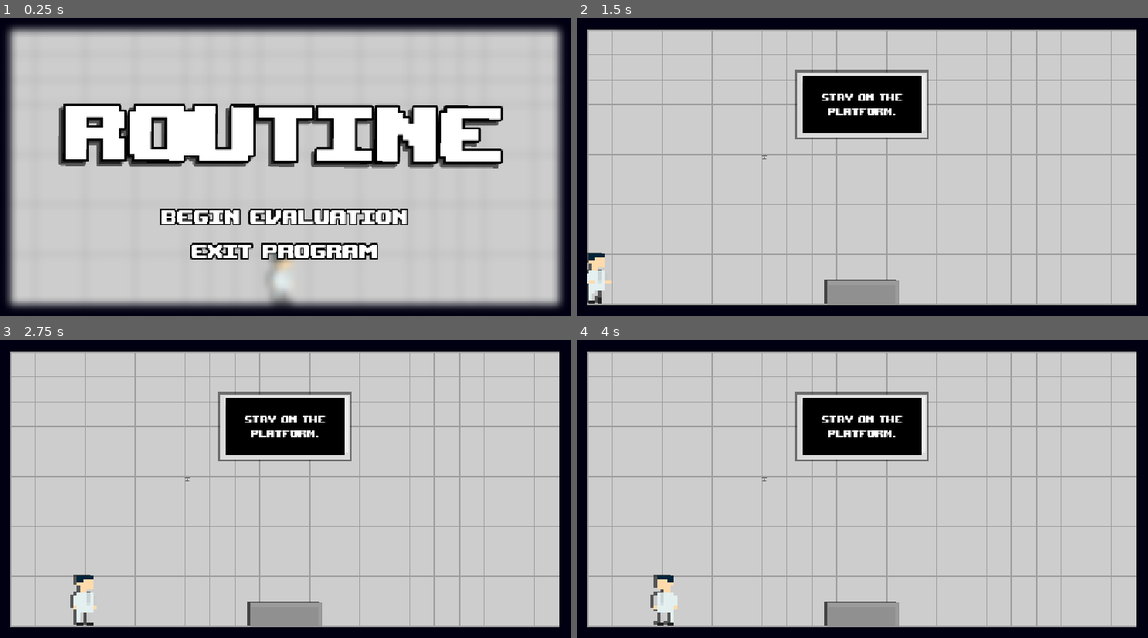
Above: before the commit, frames 1-4 (two rows, left to right).
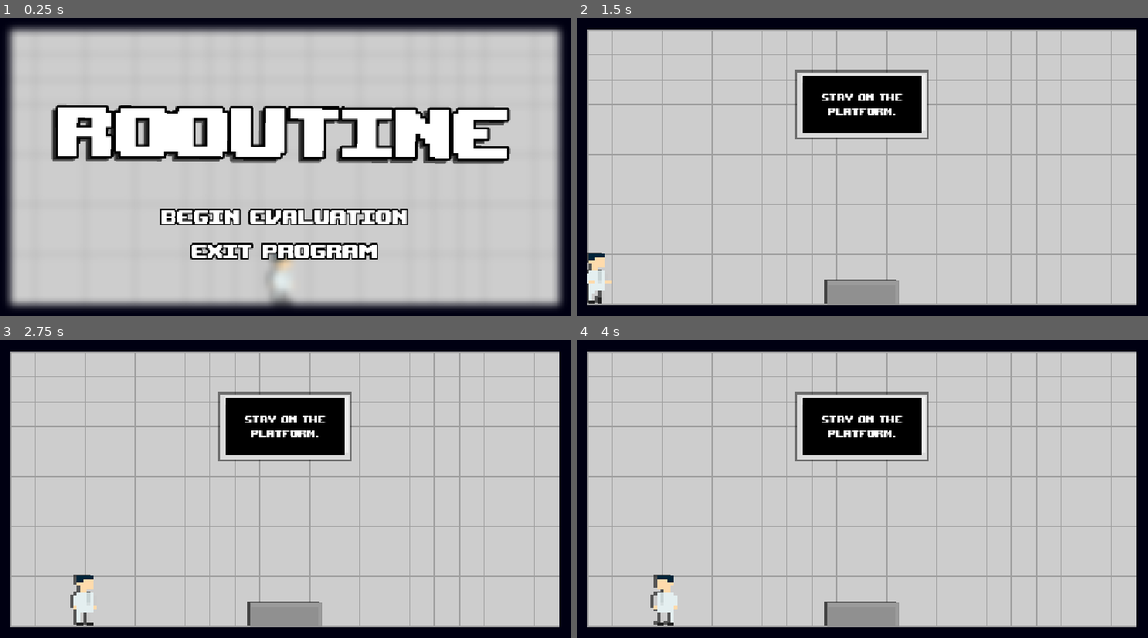
Above: after the commit, the same moments.

Repository: zt1ier/game-jam
Game: Godot game, scene res://levels/one/level_one.tscn
The game is run twice, just before and just after one commit, with the same random seed, the same clock (stepped at 60 frames per second) and the same inputs.
Inputs:
- Up to frame 1 (0.25 s): no input
- Up to frame 2 (1.5 s): click "BEGIN EVALUATION" at 0.5 s; tap Enter at 1.25 s; hold D (move_right) from 1.28 s (still down); tap E (interact) at 1.35 s
- Up to frame 3 (2.75 s): keep holding D (move_right); tap W (jump) at 1.52, 2.27 s; tap E (interact) at 2.1 s
- Up to frame 4 (4 s): tap Space at 2.75 s; release D (move_right) at 2.78 s; hold A (move_left) 2.78-3.53 s; tap E (interact) at 2.85, 3.6 s; tap Enter at 3.5 s; hold D (move_right) from 3.53 s (still down); tap W (jump) at 3.77 s

The runs differ from the first frame. In frame 1, 10% of the frame differs, in the area x 8-90%, y 28-51%; in frame 2, less than 0.1%; in frame 3, less than 0.1%; in frame 4, less than 0.1%.

Commit message:
Changed game title from "Routine" to "Rooutine" with the two O's shaped like infinity

Diff:
--- a/gmtk/2025/levels/one/level_one.tscn
+++ b/gmtk/2025/levels/one/level_one.tscn
@@ -83,138 +83,7 @@
 offset_right = 1152.0
 offset_bottom = 648.0
 
-[node name="What" type="Control" parent="MenuStuff" index="1"]
-anchors_preset = 0
-offset_right = 40.0
-offset_bottom = 40.0
-
-[node name="GrayRect" type="ColorRect" parent="MenuStuff/What" index="0"]
-offset_left = 392.0
-offset_top = 305.0
-offset_right = 394.0
-offset_bottom = 306.0
-color = Color(0.333333, 0.333333, 0.333333, 1)
-
-[node name="GrayRect2" type="ColorRect" parent="MenuStuff/What" index="1"]
-offset_left = 394.0
-offset_top = 305.0
-offset_right = 396.0
-offset_bottom = 306.0
-color = Color(0.333333, 0.333333, 0.333333, 1)
-
-[node name="GrayRect3" type="ColorRect" parent="MenuStuff/What" index="2"]
-offset_left = 393.0
-offset_top = 304.0
-offset_right = 395.0
-offset_bottom = 305.0
-color = Color(0.333333, 0.333333, 0.333333, 1)
-
-[node name="GrayRect4" type="ColorRect" parent="MenuStuff/What" index="3"]
-offset_left = 393.0
-offset_top = 304.0
-offset_right = 395.0
-offset_bottom = 305.0
-color = Color(0.333333, 0.333333, 0.333333, 1)
-
-[node name="GrayRect5" type="ColorRect" parent="MenuStuff/What" index="4"]
-offset_left = 392.0
-offset_top = 304.0
-offset_right = 393.0
-offset_bottom = 305.0
-color = Color(0.448, 0.448, 0.448, 0.95)
-
-[node name="GrayRect6" type="ColorRect" parent="MenuStuff/What" index="5"]
-offset_left = 395.0
-offset_top = 304.0
-offset_right = 396.0
-offset_bottom = 305.0
-color = Color(0.448, 0.448, 0.448, 0.95)
-
-[node name="GrayRect7" type="ColorRect" parent="MenuStuff/What" index="6"]
-offset_left = 398.0
-offset_top = 305.0
-offset_right = 399.0
-offset_bottom = 306.0
-color = Color(0.716, 0.716, 0.716, 1)
-
-[node name="GrayRect8" type="ColorRect" parent="MenuStuff/What" index="7"]
-offset_left = 393.0
-offset_top = 301.0
-offset_right = 394.0
-offset_bottom = 302.0
-color = Color(0.716, 0.716, 0.716, 1)
-
-[node name="GrayRect9" type="ColorRect" parent="MenuStuff/What" index="8"]
-offset_left = 394.0
-offset_top = 301.0
-offset_right = 395.0
-offset_bottom = 302.0
-color = Color(0.716, 0.716, 0.716, 1)
-
-[node name="GrayRect10" type="ColorRect" parent="MenuStuff/What" index="9"]
-offset_left = 394.0
-offset_top = 302.0
-offset_right = 395.0
-offset_bottom = 303.0
-color = Color(0.574328, 0.574328, 0.574328, 1)
-
-[node name="GrayRect11" type="ColorRect" parent="MenuStuff/What" index="10"]
-offset_left = 393.0
-offset_top = 302.0
-offset_right = 394.0
-offset_bottom = 303.0
-color = Color(0.574328, 0.574328, 0.574328, 1)
-
-[node name="GrayRect12" type="ColorRect" parent="MenuStuff/What" index="11"]
-offset_left = 397.0
-offset_top = 305.0
-offset_right = 398.0
-offset_bottom = 306.0
-color = Color(0.574328, 0.574328, 0.574328, 1)
-
-[node name="GrayRect13" type="ColorRect" parent="MenuStuff/What" index="12"]
-offset_left = 390.0
-offset_top = 305.0
-offset_right = 391.0
-offset_bottom = 306.0
-color = Color(0.574328, 0.574328, 0.574328, 1)
-
-[node name="GrayRect14" type="ColorRect" parent="MenuStuff/What" index="13"]
-offset_left = 391.0
-offset_top = 305.0
-offset_right = 392.0
-offset_bottom = 306.0
-color = Color(0.391818, 0.391819, 0.391819, 1)
-
-[node name="GrayRect15" type="ColorRect" parent="MenuStuff/What" index="14"]
-offset_left = 396.0
-offset_top = 305.0
-offset_right = 397.0
-offset_bottom = 306.0
-color = Color(0.391818, 0.391819, 0.391819, 1)
-
-[node name="GrayRect16" type="ColorRect" parent="MenuStuff/What" index="15"]
-offset_left = 394.0
-offset_top = 303.0
-offset_right = 395.0
-offset_bottom = 304.0
-color = Color(0.391818, 0.391819, 0.391819, 1)
-
-[node name="GrayRect17" type="ColorRect" parent="MenuStuff/What" index="16"]
-offset_left = 393.0
-offset_top = 303.0
-offset_right = 394.0
-offset_bottom = 304.0
-color = Color(0.391818, 0.391819, 0.391819, 1)
-
-[node name="GrayRect18" type="ColorRect" parent="MenuStuff/What" index="17"]
-offset_left = 390.0
-offset_top = 299.0
-offset_right = 399.0
-offset_bottom = 301.0
-color = Color(0.326679, 0.326679, 0.32668, 1)
-
-[node name="Title" type="Label" parent="MenuStuff" index="2"]
+[node name="Title" type="Label" parent="MenuStuff" index="1"]
 layout_mode = 1
 anchors_preset = 15
 anchor_right = 1.0
@@ -227,39 +96,31 @@
 grow_vertical = 2
 pivot_offset = Vector2(432, 100)
 theme_override_colors/font_shadow_color = Color(0, 0, 0, 0.588235)
-theme_override_constants/shadow_offset_x = -7
-theme_override_constants/shadow_offset_y = 7
+theme_override_constants/shadow_offset_x = -8
+theme_override_constants/shadow_offset_y = 6
 theme_override_constants/outline_size = 18
-theme_override_constants/shadow_outline_size = 20
-theme_override_font_sizes/font_size = 200
-text = "ROUTINE"
+theme_override_constants/shadow_outline_size = 15
+theme_override_font_sizes/font_size = 180
+text = "ROOUTINE"
 horizontal_alignment = 1
 vertical_alignment = 1
 
 [node name="BlackRect" type="ColorRect" parent="MenuStuff/Title" index="0"]
 layout_mode = 0
-offset_left = 242.0
-offset_top = 65.0
-offset_right = 262.0
-offset_bottom = 155.0
+offset_left = 211.0
+offset_top = 69.0
+offset_right = 231.0
+offset_bottom = 149.0
 color = Color(0, 0, 0, 1)
 
-[node name="BlackRect2" type="ColorRect" parent="MenuStuff/Title" index="1"]
+[node name="WhiteRect" type="ColorRect" parent="MenuStuff/Title" index="1"]
 layout_mode = 0
-offset_left = 252.0
-offset_top = 149.0
-offset_right = 272.0
-offset_bottom = 155.0
-color = Color(0, 0, 0, 1)
+offset_left = 202.0
+offset_top = 73.0
+offset_right = 242.0
+offset_bottom = 145.0
 
-[node name="WhiteRect" type="ColorRect" parent="MenuStuff/Title" index="2"]
-layout_mode = 0
-offset_left = 240.0
-offset_top = 70.0
-offset_right = 280.0
-offset_bottom = 150.0
-
-[node name="StartButton" type="Button" parent="MenuStuff" index="3"]
+[node name="StartButton" type="Button" parent="MenuStuff" index="2"]
 layout_mode = 1
 anchors_preset = 15
 anchor_right = 1.0
@@ -278,7 +139,7 @@
 text = "BEGIN EVALUATION"
 flat = true
 
-[node name="ExitButton" type="Button" parent="MenuStuff" index="4"]
+[node name="ExitButton" type="Button" parent="MenuStuff" index="3"]
 layout_mode = 1
 anchors_preset = 15
 anchor_right = 1.0
--- a/gmtk/2025/project.godot
+++ b/gmtk/2025/project.godot
@@ -10,7 +10,7 @@
 
 [application]
 
-config/name="Routine"
+config/name="Rooutine"
 run/main_scene="uid://bdf65keewo64f"
 config/features=PackedStringArray("4.4", "GL Compatibility")
 
